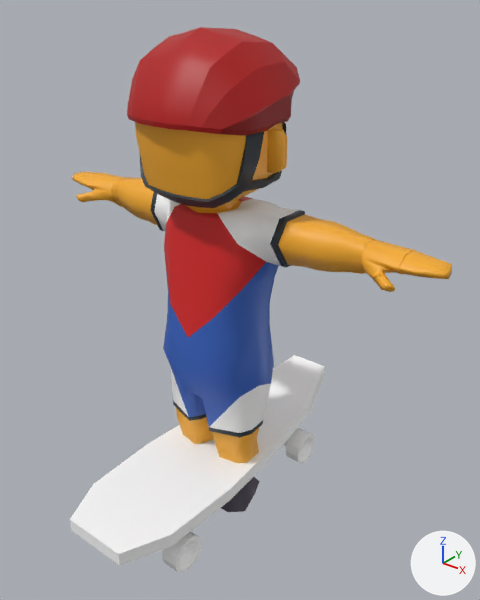
Renders of the FBX model Assets/MYgame/3DObj/Animation/all_motion.fbx from each side of a commit.
Camera for both pictures: a camera (50 mm lens) standing at (2.09, -2.42, 2.81) and looking at (0.13, 0.03, 1.29). Every picture has the same lights, and +X, +Y and +Z are marked at lower right. Where no turn or scale is listed for an object, it has been applied to the vertices.

Script lines for the objects in view, before the commit:
```python
me_mesh = bpy.data.meshes.new('Mesh')
me_mesh.from_pydata(...)  # 996 vertices, 1074 faces; spans x -1.2..1.2, y -0.4..0.42, z 0.0..2.61
me_mesh.materials.append(mat_roller_tex)  # picture img_sportscharacters_texture_base_png
me_mesh_001 = bpy.data.meshes.new('Mesh.001')
me_mesh_001.from_pydata(...)  # 456 vertices, 488 faces; spans x -31.0..31.0, y 0.0..43.0, z -96.0..96.0
me_mesh_001.materials.append(mat_sir_bikes)  # its picture is missing
ob_roller = bpy.data.objects.new('Roller', me_mesh)
ob_roller.location = (0.0, 0.0, 0.0)
ob_skateboard = bpy.data.objects.new('Skateboard', me_mesh_001)
ob_skateboard.parent = ob_geometry
ob_skateboard.location = (0.0, 0.0, 0.0)
```
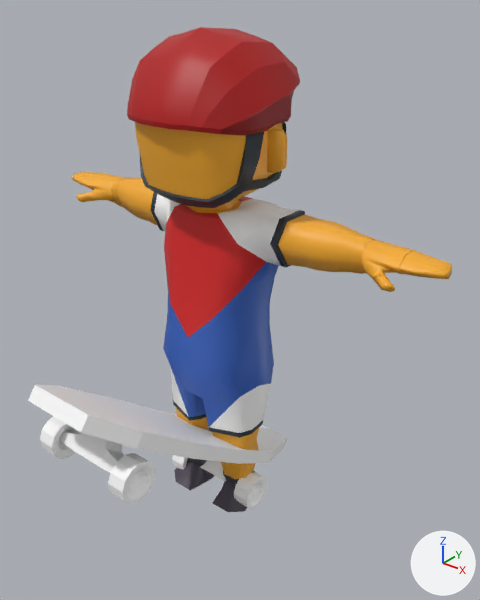
Where the change shows, as pixel boxes [x1, y1, x2, y2] in the pictures (480 x 600 px):
'Skateboard', moved, turned
    before: [70, 355, 325, 573]
    after: [28, 385, 288, 510]

Diff of the bpy script that builds the scene:
```diff
--- a/Assets/MYgame/3DObj/Animation/all_motion.fbx.py
+++ b/Assets/MYgame/3DObj/Animation/all_motion.fbx.py
@@ ob_skateboard @@
 ob_skateboard.parent = ob_geometry
-ob_skateboard.location = (0.0, 0.0, 0.0)
+ob_skateboard.location = (0.0, 33.02, 47.62)
+ob_skateboard.rotation_euler = (-0.657, 0.0, 0.0)  # degrees (-38, 0, 0)
```
